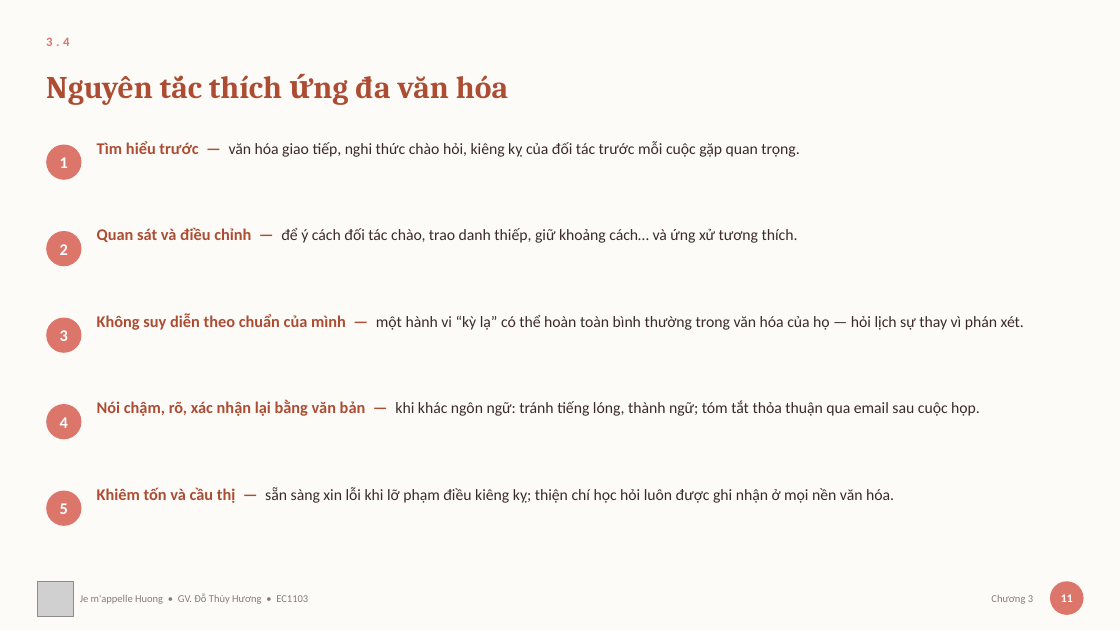
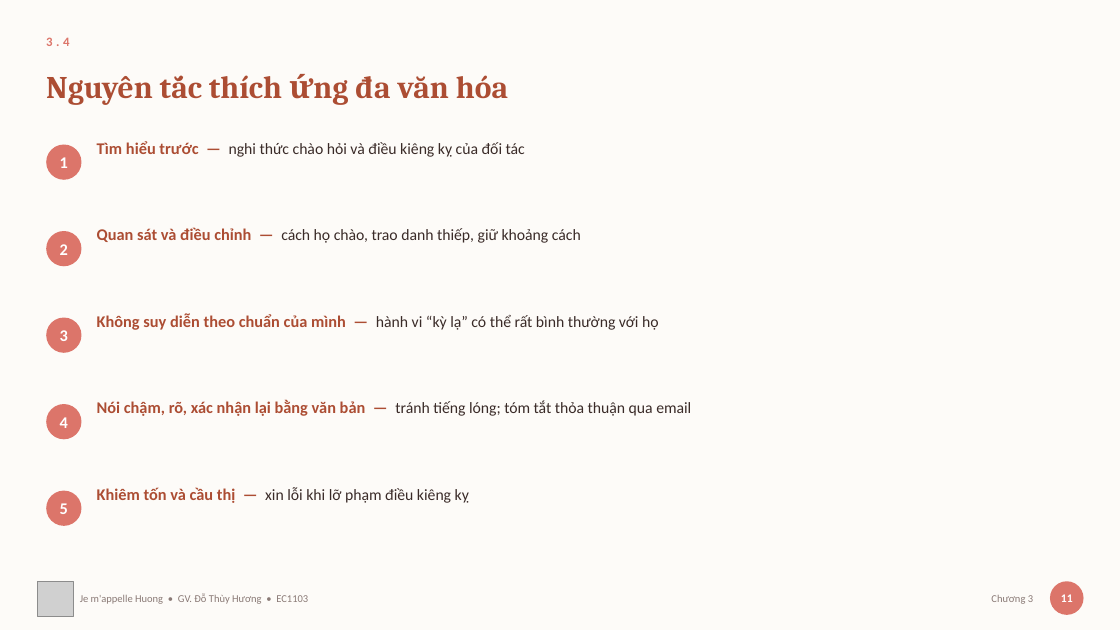
Before and after one commit to thuyhuongctu/ComDraft, a slide deck: slide 14 of slides/03-tinh-huong-dac-thu.pptx. Drawn at 1120x630 pixels with LibreOffice and Linux fonts; fonts in the diff are those of the drawing; grey boxes stand for pictures. Boxes give left, top, right and bottom in pixels: in the first picture for what was removed or moved away, otherwise in the second. Text is boxed around its words. In the diff, an @@ line names an element or a change of style, - is before the commit and + after.

Commit message:
Bớt chữ trên slide Chương 3, 4 và 5
Tiếp đợt bớt chữ, vẫn theo quy ước Chương 1 đã đặt: thân thẻ rút từ câu văn
28–41 chữ xuống cụm 8–14 chữ, đoạn văn bị rút đưa vào ghi chú giảng bài dưới
mục "NÓI ĐỦ Ý (phần đã rút khỏi slide)".

                trước      sau
  Chương 3      97,0  →   80,1 chữ/slide
  Chương 4      98,9  →   82,5
  Chương 5      91,8  →   78,9

Cả năm chương bài giảng nay nằm trong khoảng 76–83 chữ mỗi slide, thay vì
95–105 như trước.

91 thân thẻ đổi chữ, 20 khối NÓI ĐỦ Ý thêm vào ghi chú.

Không đụng tới slide hoạt động nhóm và slide bài tập — những slide ấy giao
nhiệm vụ cho sinh viên nên phải viết đủ, rút gọn là mất thông tin. Cũng
không đụng năm slide đã thay bằng hình, vì chữ trên đó bị add_images.py xoá
lúc dựng.

Đã chạy lại xuat_slide.py, 131 ảnh trong ứng dụng khớp bộ slide mới. Nâng
PHIEN_BAN lên comdraft-v20. Bộ kiểm tra 24/24.

Còn lại: ba bài thực hành (bai-2 vẫn 111 chữ/slide, dày nhất), và bộ slide
tiếng Anh.

```diff
--- a/slides/03-tinh-huong-dac-thu.pptx
+++ b/slides/03-tinh-huong-dac-thu.pptx
@@ text at box(97, 141, 525, 157): text changed @@
-Tìm hiểu trước — văn hóa giao tiếp, nghi thức chào hỏi, kiêng kỵ của đối tác trước mỗi cuộc gặp quan trọng.
+Tìm hiểu trước — nghi thức chào hỏi và điều kiêng kỵ của đối tác
@@ text at box(97, 227, 581, 243): text changed @@
-Quan sát và điều chỉnh — để ý cách đối tác chào, trao danh thiếp, giữ khoảng cách… và ứng xử tương thích.
+Quan sát và điều chỉnh — cách họ chào, trao danh thiếp, giữ khoảng cách
@@ text at box(97, 314, 659, 330): text changed @@
-Không suy diễn theo chuẩn của mình — một hành vi “kỳ lạ” có thể hoàn toàn bình thường trong văn hóa của họ — hỏi lịch sự thay vì phán xét.
+Không suy diễn theo chuẩn của mình — hành vi “kỳ lạ” có thể rất bình thường với họ
@@ text at box(97, 400, 691, 416): text changed @@
-Nói chậm, rõ, xác nhận lại bằng văn bản — khi khác ngôn ngữ: tránh tiếng lóng, thành ngữ; tóm tắt thỏa thuận qua email sau cuộc họp.
+Nói chậm, rõ, xác nhận lại bằng văn bản — tránh tiếng lóng; tóm tắt thỏa thuận qua email
@@ text at box(97, 487, 469, 503): text changed @@
-Khiêm tốn và cầu thị — sẵn sàng xin lỗi khi lỡ phạm điều kiêng kỵ; thiện chí học hỏi luôn được ghi nhận ở mọi nền văn hóa.
+Khiêm tốn và cầu thị — xin lỗi khi lỡ phạm điều kiêng kỵ
```
Also in this commit, not shown: 5 other slides changed, 30 other files.
